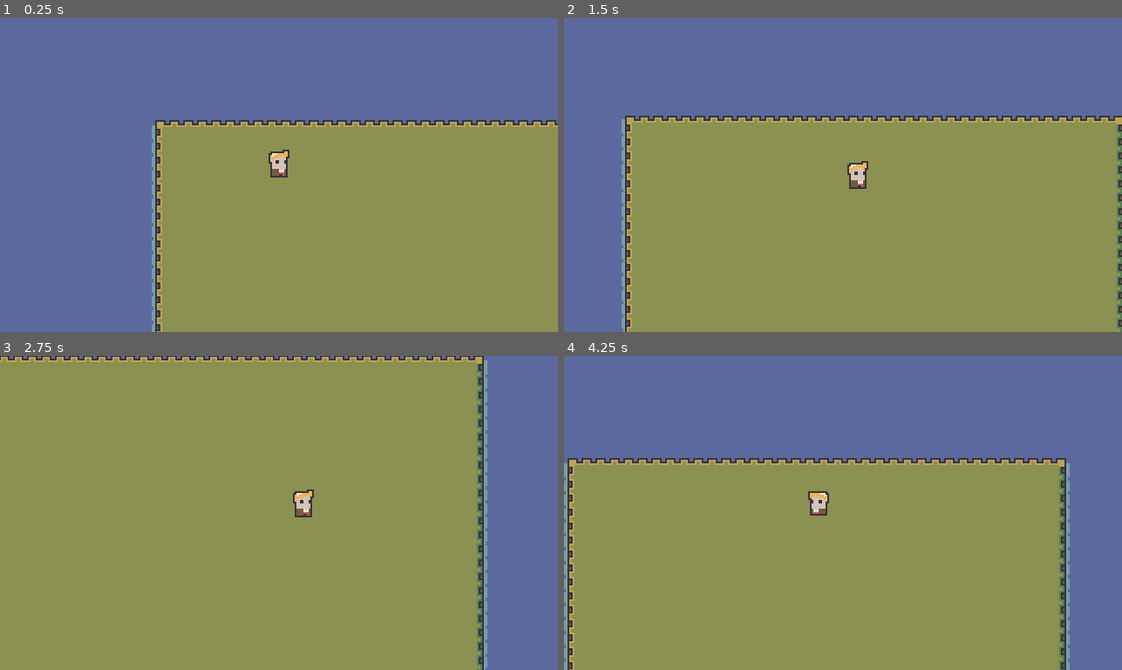
Above: before the commit, frames 1-4 (two rows, left to right).
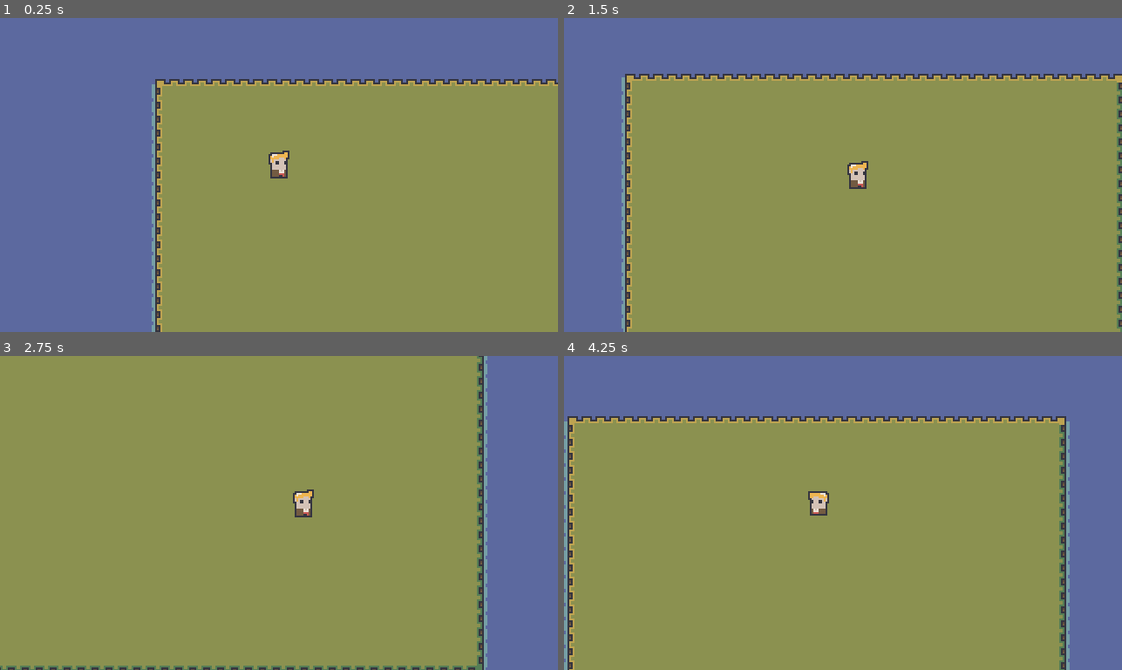
Above: after the commit, the same moments.

Repository: Janriz-Libres/project-sandbox
Game: Godot game, scene res://world.tscn
Same seed, same stepped clock (60 frames per second), same inputs: the game is played once before the commit and once after it.
Inputs:
- Up to frame 1 (0.25 s): no input
- Up to frame 2 (1.5 s): hold D (right) 0.53-1.28 s; hold S (down) from 1.28 s (still down)
- Up to frame 3 (2.75 s): release S (down) at 2.03 s; hold D (right) from 2.03 s (still down)
- Up to frame 4 (4.25 s): release D (right) at 2.78 s; hold W (up) 2.78-3.53 s; hold A (left) from 3.53 s (still down)

The runs differ from the first frame. In frame 1, 11% of the frame differs, in the area x 27-100%, y 19-100%; in frame 2, 13%; in frame 3, 2.4%; in frame 4, 14%, in the area x 0-91%, y 19-36%.

Commit message:
added limits gizmos to camera

Diff:
--- /dev/null
+++ b/NPCs/Silas/silas.tscn
@@ -0,0 +1,25 @@
+[gd_scene load_steps=4 format=3 uid="uid://8j0pdnyvenfn"]
+
+[ext_resource type="PackedScene" uid="uid://b35utar8ad6f8" path="res://stats.tscn" id="1_lo0ev"]
+[ext_resource type="Texture2D" uid="uid://cy1rkbqupy3bh" path="res://NPCs/Silas/thief.png" id="2_iigkj"]
+
+[sub_resource type="CapsuleShape2D" id="CapsuleShape2D_6t72j"]
+radius = 2.0
+height = 10.0
+
+[node name="Silas" type="CharacterBody2D"]
+metadata/_edit_group_ = true
+
+[node name="Stats" parent="." instance=ExtResource("1_lo0ev")]
+money = 4
+
+[node name="Sprite2D" type="Sprite2D" parent="."]
+position = Vector2(0, -9)
+texture = ExtResource("2_iigkj")
+hframes = 8
+vframes = 6
+
+[node name="CollisionShape2D" type="CollisionShape2D" parent="."]
+position = Vector2(0, 1)
+rotation = 1.5708
+shape = SubResource("CapsuleShape2D_6t72j")
--- a/Player/player.tscn
+++ b/Player/player.tscn
@@ -1,13 +1,15 @@
-[gd_scene load_steps=20 format=3 uid="uid://b16wy1e51ik31"]
+[gd_scene load_steps=21 format=3 uid="uid://bnmuhsutwyeye"]
 
 [ext_resource type="Script" path="res://Player/player.gd" id="1_bwytu"]
 [ext_resource type="Texture2D" uid="uid://pdwuu8j1am22" path="res://Player/player_elf.png" id="1_w44yq"]
+[ext_resource type="PackedScene" uid="uid://b35utar8ad6f8" path="res://stats.tscn" id="2_rneyo"]
 
 [sub_resource type="CapsuleShape2D" id="CapsuleShape2D_6wwjl"]
 radius = 2.0
 height = 10.0
 
 [sub_resource type="Animation" id="Animation_qv48t"]
+resource_name = "RESET"
 length = 0.001
 tracks/0/type = "value"
 tracks/0/imported = false
@@ -206,6 +208,9 @@
 script = ExtResource("1_bwytu")
 metadata/_edit_group_ = true
 
+[node name="Stats" parent="." instance=ExtResource("2_rneyo")]
+money = 30
+
 [node name="Sprite2D" type="Sprite2D" parent="."]
 position = Vector2(0, -10)
 texture = ExtResource("1_w44yq")
--- /dev/null
+++ b/camera_2d.gd
@@ -0,0 +1,10 @@
+extends Camera2D
+
+@onready var top_left: Marker2D = $TopLeft
+@onready var bottom_right: Marker2D = $BottomRight
+
+func _ready():
+	limit_top = top_left.global_position.y;
+	limit_left = top_left.global_position.x;
+	limit_bottom = bottom_right.global_position.y;
+	limit_right = bottom_right.global_position.x;
--- /dev/null
+++ b/camera_2d.tscn
@@ -0,0 +1,12 @@
+[gd_scene load_steps=2 format=3 uid="uid://0esw0i5rv0cx"]
+
+[ext_resource type="Script" path="res://camera_2d.gd" id="1_pyhgi"]
+
+[node name="Camera2D" type="Camera2D"]
+limit_smoothed = true
+position_smoothing_enabled = true
+script = ExtResource("1_pyhgi")
+
+[node name="TopLeft" type="Marker2D" parent="."]
+
+[node name="BottomRight" type="Marker2D" parent="."]
--- a/project.godot
+++ b/project.godot
@@ -10,7 +10,7 @@
 
 [application]
 
-config/name="NPC Procedural Generation"
+config/name="Project Sandbox"
 run/main_scene="res://world.tscn"
 config/features=PackedStringArray("4.3", "GL Compatibility")
 config/icon="res://icon.svg"
--- /dev/null
+++ b/stats.gd
@@ -0,0 +1,3 @@
+extends Node
+
+@export var money: int = 24;
--- /dev/null
+++ b/stats.tscn
@@ -0,0 +1,6 @@
+[gd_scene load_steps=2 format=3 uid="uid://b35utar8ad6f8"]
+
+[ext_resource type="Script" path="res://stats.gd" id="1_ij5rq"]
+
+[node name="Stats" type="Node"]
+script = ExtResource("1_ij5rq")
--- a/world.tscn
+++ b/world.tscn
@@ -1,7 +1,8 @@
-[gd_scene load_steps=6 format=4 uid="uid://7ju7mpc0by18"]
-
-[ext_resource type="PackedScene" uid="uid://b16wy1e51ik31" path="res://Player/player.tscn" id="1_muh5j"]
+[gd_scene load_steps=7 format=4 uid="uid://7ju7mpc0by18"]
+
+[ext_resource type="PackedScene" uid="uid://0esw0i5rv0cx" path="res://camera_2d.tscn" id="1_pp8dq"]
 [ext_resource type="Texture2D" uid="uid://b3h6fxk0bi5lj" path="res://World/Forest/forest.png" id="1_tpvnw"]
+[ext_resource type="PackedScene" uid="uid://bnmuhsutwyeye" path="res://Player/player.tscn" id="2_ne4id"]
 
 [sub_resource type="TileMapPattern" id="TileMapPattern_1vbst"]
 tile_data = PackedInt32Array(0, 393216, 3, 65536, 393216, 4, 1, 458752, 3, 65537, 458752, 4, 2, 524288, 3, 65538, 524288, 4, 3, 589824, 3, 65539, 589824, 4)
@@ -338,19 +339,24 @@
 
 [node name="World" type="Node2D"]
 
-[node name="Camera2D" type="Camera2D" parent="."]
-position = Vector2(176, 137)
-position_smoothing_enabled = true
+[node name="Camera2D" parent="." instance=ExtResource("1_pp8dq")]
+position = Vector2(176, 160)
+
+[node name="TopLeft" parent="Camera2D" index="0"]
+position = Vector2(-176, -160)
+
+[node name="BottomRight" parent="Camera2D" index="1"]
+position = Vector2(336, 288)
 
 [node name="TileMapLayer" type="TileMapLayer" parent="."]
 tile_map_data = PackedByteArray("AAASAAoAAAACAAYAAAASAAkAAAACAAYAAAASAAgAAAACAAYAAAARAAoAAAACAAYAAAARAAkAAAACAAYAAAARAA …(14256 unchanged characters)…
 tile_set = SubResource("TileSet_07foc")
 
-[node name="Player" parent="." instance=ExtResource("1_muh5j")]
-position = Vector2(176, 136)
-motion_mode = 1
+[node name="Player" parent="." instance=ExtResource("2_ne4id")]
+position = Vector2(176, 160)
 
 [node name="RemoteTransform2D" type="RemoteTransform2D" parent="Player"]
 remote_path = NodePath("../../Camera2D")
 
+[editable path="Camera2D"]
 [editable path="Player"]
